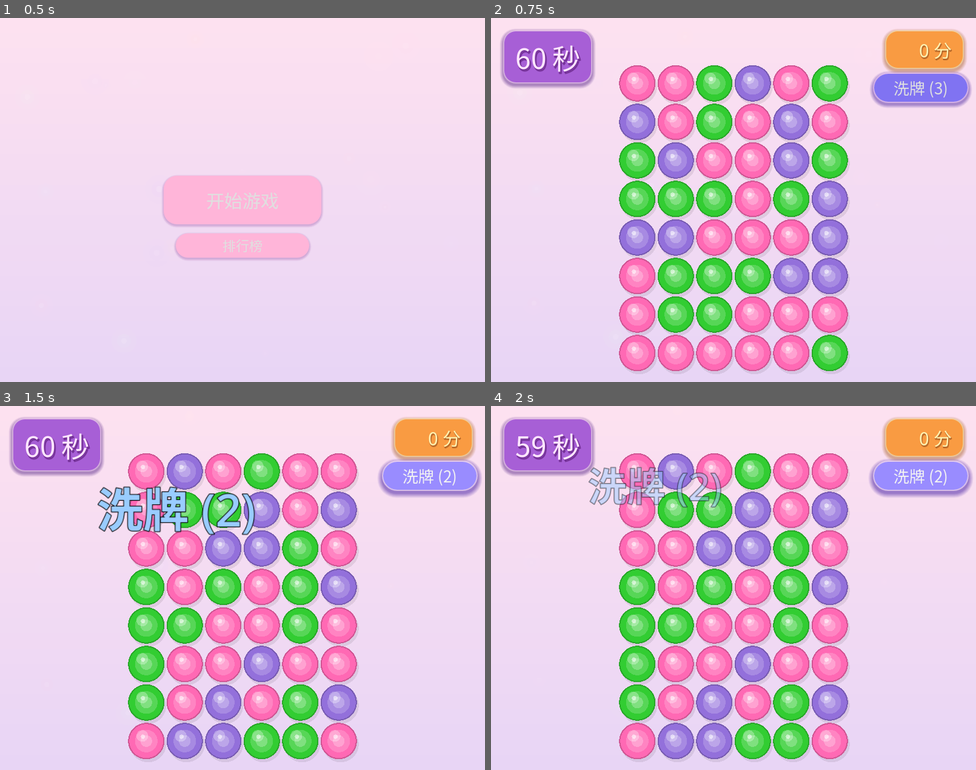
Above: before the commit, frames 1-4 (two rows, left to right).
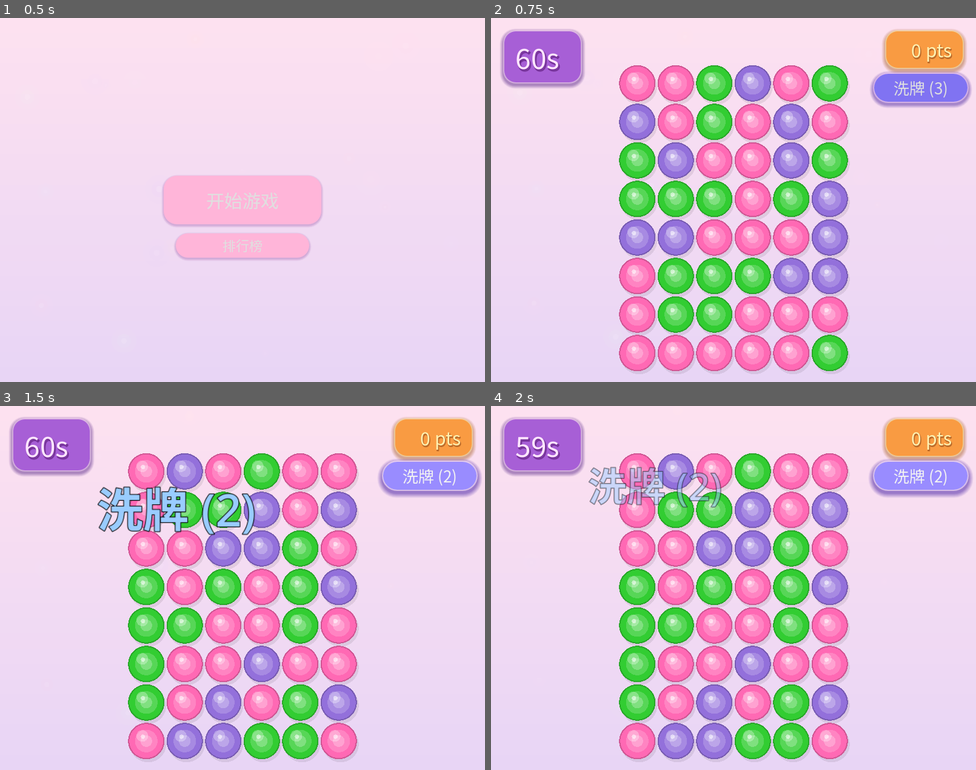
Above: after the commit, the same moments.

Repository: a812358816/bubble-match
Game: Godot game, scene res://main.tscn
The game is run twice, just before and just after one commit, with the same random seed, the same clock (stepped at 60 frames per second) and the same inputs.
Inputs:
- Up to frame 1 (0.5 s): no input
- Up to frame 2 (0.75 s): click "开始游戏" at 0.5 s
- Up to frame 3 (1.5 s): click "洗牌 (3)" at 1.25 s
- Up to frame 4 (2 s): no input

Frame 1 is identical in both runs. In frame 2, 1.1% of the frame differs, in the area x 5-96%, y 3-20%; in frame 3, 1.1%; in frame 4, 1.1%.

Commit message:
修复：Web 端计时器/分数中文不显示，改为 ASCII
- 计时器 %d 秒 → %ds
- 分数 %d 分 → %d pts
- ASCII 格式在所有平台/字体下可靠显示

Diff:
--- a/src/main.gd
+++ b/src/main.gd
@@ -105,11 +105,11 @@
 
 
 func _on_score_changed(new_score: int) -> void:
-	_score_label.text = "%d 分" % new_score
+	_score_label.text = "%d pts" % new_score
 
 
 func _on_time_updated(seconds: int) -> void:
-	_time_label.text = "%d 秒" % seconds
+	_time_label.text = "%ds" % seconds
 
 	if _time_pulse_tween and _time_pulse_tween.is_valid():
 		_time_pulse_tween.kill()
--- a/src/ui/game_ui.tscn
+++ b/src/ui/game_ui.tscn
@@ -101,7 +101,7 @@
 offset_top = 20.0
 offset_right = 150.0
 offset_bottom = 74.0
-text = "90 秒"
+text = "90s"
 label_settings = SubResource("timer_label_settings")
 
 [node name="ScoreLabel" type="Label" parent="." unique_id=1039832863]
@@ -114,7 +114,7 @@
 offset_right = -20.0
 offset_bottom = 56.0
 grow_horizontal = 0
-text = "0 分"
+text = "0 pts"
 label_settings = SubResource("label_settings")
 horizontal_alignment = 2
 
